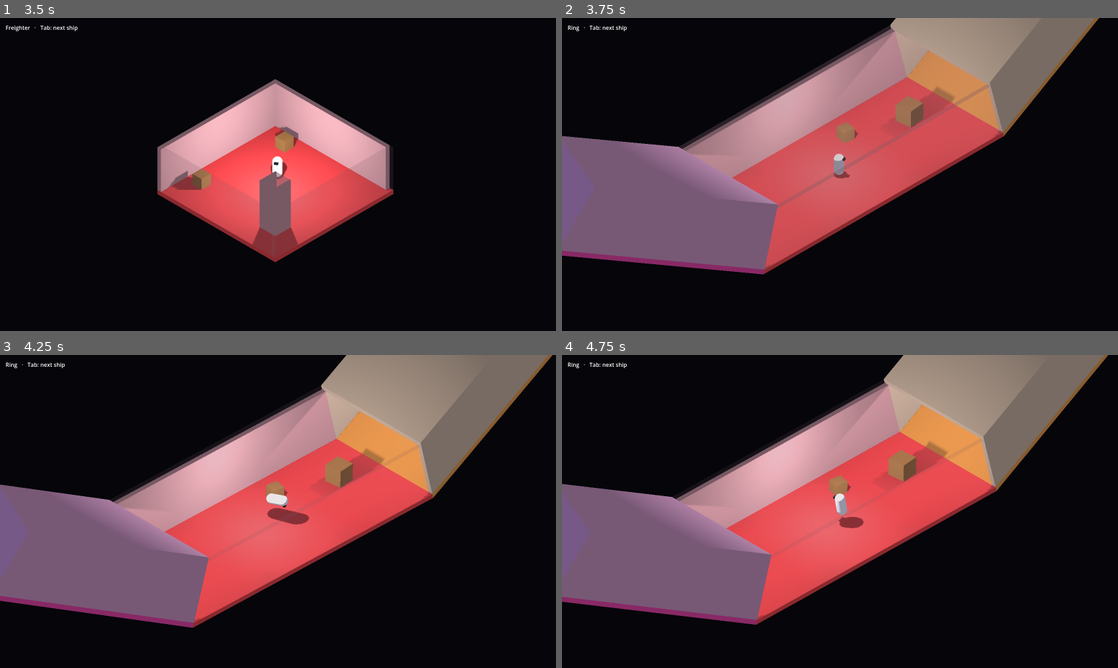
Above: before the commit, frames 1-4 (two rows, left to right).
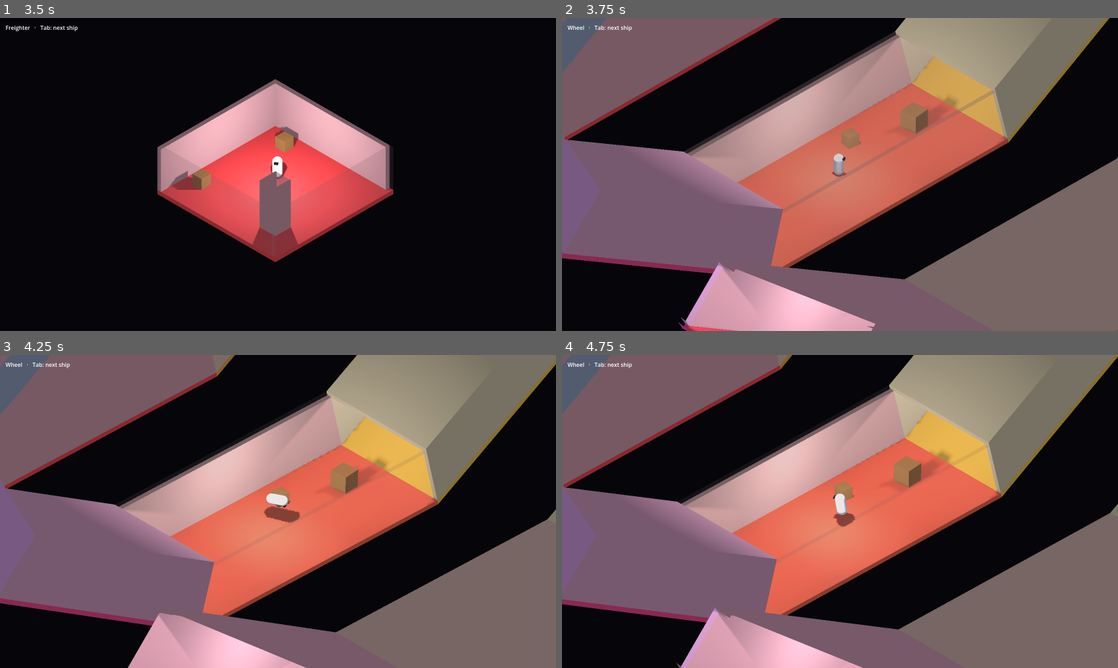
Above: after the commit, the same moments.

Repository: mvbrock/accretionism
Game: Godot game, scene res://scenes/main.tscn
Two runs of this game, one before a commit and one after it. Both use one fixed random seed, a clock stepped at 60 frames per second and the inputs below.
Inputs (mouse positions are in pixels of both pictures, inside the frame that each line leads up to):
- Up to frame 1 (3.5 s): move the mouse to (400, 158) at 0.52 s; hold D (move_right) 0.53-1.28 s; hold E (interact) 0.53-1.28 s; tap Tab (next_ship) at 0.8, 1.35, 3.05 s; move the mouse to (166, 190) at 1.27 s; hold S (move_back) 1.28-2.03 s; tap G (toggle_gravity) at 1.55 s; move the mouse to (333, 105) at 2.02 s; hold D (move_right) 2.03-2.78 s; hold G (toggle_gravity) 2.03-2.78 s; tap E (interact) at 2.3, 2.85 s; move the mouse to (250, 237) at 2.77 s; hold W (move_forward) from 2.78 s (still down)
- Up to frame 2 (3.75 s): move the mouse to (1006, 221) at 3.52 s; release W (move_forward) at 3.53 s; hold A (move_left) from 3.53 s (still down); hold Tab (next_ship) from 3.53 s (still down)
- Up to frame 3 (4.25 s): keep holding A (move_left); keep holding Tab (next_ship); tap G (toggle_gravity) at 3.8 s
- Up to frame 4 (4.75 s): keep holding A (move_left); move the mouse to (673, 464) at 4.27 s; release Tab (next_ship) at 4.28 s; tap G (toggle_gravity) at 4.35 s; tap E (interact) at 4.55 s

Frame 1 is identical in both runs. In frame 2, 42% of the frame differs, in the area x 0-100%, y 0-100%; in frame 3, 46%; in frame 4, 46%.

Commit message:
ship: the Wheel, three rings on a zero-g hub joined by ladder spokes
Co-Authored-By: Claude Opus 5.5 <noreply@anthropic.com>

Diff:
--- a/prototypes/ship/scenes/main.tscn
+++ b/prototypes/ship/scenes/main.tscn
@@ -8,6 +8,7 @@
 [ext_resource type="Script" path="res://scripts/fleet.gd" id="6_fleet"]
 [ext_resource type="Script" path="res://scripts/skiff_ship.gd" id="7_skiff"]
 [ext_resource type="Script" path="res://scripts/deck_ship.gd" id="8_tug"]
+[ext_resource type="Script" path="res://scripts/wheel_ship.gd" id="9_wheel"]
 
 [node name="Main" type="Node3D"]
 script = ExtResource("1_main")
@@ -46,6 +47,9 @@
 script = ExtResource("8_tug")
 deck_count = 4
 
+[node name="Wheel" type="Node3D" parent="Fleet"]
+script = ExtResource("9_wheel")
+
 [node name="HUD" type="CanvasLayer" parent="."]
 
 [node name="ShipLabel" type="Label" parent="HUD"]
--- a/prototypes/ship/scripts/main.gd
+++ b/prototypes/ship/scripts/main.gd
@@ -2,7 +2,7 @@
 ## Wires up the prototype. Esc quits.
 ## Screenshot mode: godot --path . -- --capture <dir>   (auto-walks, turns gravity off, saves shots, then quits)
 
-const CAPTURE_FRAMES := [90, 400, 900, 1500, 1800, 2100, 2400]
+const CAPTURE_FRAMES := [90, 400, 900, 1500, 1800, 2100, 2400, 2700]
 
 @onready var player: Player = $Player
 @onready var rig: CameraRig = $CameraRig
@@ -72,6 +72,8 @@
 		fleet.next_ship()
 	if _frame == 2150:
 		fleet.next_ship()
+	if _frame == 2450:
+		fleet.next_ship()
 	if _frame in CAPTURE_FRAMES:
 		var image := get_viewport().get_texture().get_image()
 		image.save_png("%s/shot_%04d.png" % [_capture_dir, _frame])
--- a/prototypes/ship/scripts/ring_hull.gd
+++ b/prototypes/ship/scripts/ring_hull.gd
@@ -13,7 +13,11 @@
 var crates_per_section := 0
 ## Room names are room_prefix + "Section%d".
 var room_prefix := ""
+## Whether each section gets a light. Without a ceiling the light would sit inside the floor, so a hull without one adds its own.
+var lights := true
 var light_range := 22.0
+## Collision layers of the floor panels. The ring's floors never hide the player; a floor that does adds OCCLUDER_LAYER.
+var floor_layers := Ship.WORLD_LAYER | Ship.FLOOR_LAYER
 ## Added to each section's hue fraction, so rings can differ.
 var hue_offset := 0.0
 
@@ -82,21 +86,22 @@
 	var trim_color := Color.from_hsv(_hue(k), 0.25, 0.75)
 
 	_add_slab(section, "Floor", k, center_x - w - t, center_x + w + t, floor_r, floor_r + t, _floor_holes.get(k),
-			room_color, Ship.WORLD_LAYER | Ship.FLOOR_LAYER, ship, room, Vector3.ZERO)
+			room_color, floor_layers, ship, room, Vector3.ZERO)
 	if ceiling_height > 0.0:
 		_add_slab(section, "Ceiling", k, center_x - w - t, center_x + w + t, ceiling_r - t, ceiling_r,
 				_ceiling_holes.get(k), trim_color, Ship.WORLD_LAYER | Ship.OCCLUDER_LAYER, ship, room,
 				-RingGeometry.section_down(k))
 	if walls:
-		section.add_child(ship.make_panel("WallLeft", _slab_points(k, center_x - w - t, center_x - w, ceiling_r, floor_r),
+		section.add_child(ship.make_panel("WallLeft", slab_points(k, center_x - w - t, center_x - w, ceiling_r, floor_r),
 				trim_color, Ship.WORLD_LAYER | Ship.OCCLUDER_LAYER))
-		section.add_child(ship.make_panel("WallRight", _slab_points(k, center_x + w, center_x + w + t, ceiling_r, floor_r),
+		section.add_child(ship.make_panel("WallRight", slab_points(k, center_x + w, center_x + w + t, ceiling_r, floor_r),
 				trim_color, Ship.WORLD_LAYER | Ship.OCCLUDER_LAYER))
 		ship.add_room_bound(room, section.get_node("WallLeft"), Vector3.LEFT)
 		ship.add_room_bound(room, section.get_node("WallRight"), Vector3.RIGHT)
 
-	var light_r := ceiling_r + 0.6 if ceiling_height > 0.0 else floor_r - 5.0
-	section.add_child(ship.make_light(Vector3(center_x, 0, 0) + RingGeometry.section_down(k) * light_r, light_range))
+	if lights:
+		var light_r := ceiling_r + 0.6 if ceiling_height > 0.0 else floor_r - 5.0
+		section.add_child(ship.make_light(Vector3(center_x, 0, 0) + RingGeometry.section_down(k) * light_r, light_range))
 	return section
 
 
@@ -108,7 +113,7 @@
 		holes: Variant, color: Color, layers: int, ship: Ship, room: String, outward: Vector3) -> void:
 	var pieces: Array[PackedVector3Array] = []
 	if holes == null:
-		pieces.append(_slab_points(k, x0, x1, r0, r1))
+		pieces.append(slab_points(k, x0, x1, r0, r1))
 	else:
 		var sorted: Array = holes.duplicate()
 		sorted.sort_custom(func(a: Array, b: Array) -> bool: return a[0] < b[0])
@@ -117,12 +122,12 @@
 			var hx: float = hole[0]
 			var h: float = hole[1]
 			if hx - h > cursor:
-				pieces.append(_slab_points(k, cursor, hx - h, r0, r1))
-			pieces.append(_slab_points(k, hx - h, hx + h, r0, r1, -INF, -h))
-			pieces.append(_slab_points(k, hx - h, hx + h, r0, r1, h, INF))
+				pieces.append(slab_points(k, cursor, hx - h, r0, r1))
+			pieces.append(slab_points(k, hx - h, hx + h, r0, r1, -INF, -h))
+			pieces.append(slab_points(k, hx - h, hx + h, r0, r1, h, INF))
 			cursor = hx + h
 		if x1 > cursor:
-			pieces.append(_slab_points(k, cursor, x1, r0, r1))
+			pieces.append(slab_points(k, cursor, x1, r0, r1))
 	for i in pieces.size():
 		var piece := ship.make_panel(panel_name if holes == null else panel_name + char(97 + i), pieces[i], color, layers)
 		section.add_child(piece)
@@ -133,7 +138,7 @@
 ## The 8 corners of a slab in section k spanning x ∈ [x0, x1] and radius ∈ [r0, r1].
 ## Its length along the panel scales with radius, so neighboring slabs meet exactly at the seams;
 ## `along_min` and `along_max` clamp it to a stretch of the panel, as offsets from the panel's center.
-func _slab_points(k: int, x0: float, x1: float, r0: float, r1: float,
+func slab_points(k: int, x0: float, x1: float, r0: float, r1: float,
 		along_min := -INF, along_max := INF) -> PackedVector3Array:
 	var down := RingGeometry.section_down(k)
 	var along := RingGeometry.section_tangent(k)
--- /dev/null
+++ b/prototypes/ship/scripts/wheel_ship.gd
@@ -0,0 +1,180 @@
+class_name WheelShip
+extends Ship
+## Three rings (Ring0..Ring2) side by side along X, around a zero-g hub, joined by nine ladder spokes
+## (Spoke<ring>_<section>) that drop from each ring's floor to the hub's. The hub has no gravity; the rings have.
+## Each spoke is a ring segment through the ring's ceiling, a shaft, and a collar poking into the hub.
+
+const RING_CENTERS := [-24.0, 0.0, 24.0]
+## The ring and hub sections that spokes leave from.
+const SPOKE_SECTIONS := [2, 6, 10]
+## Spoke axis offset across, from each ring's center.
+const SPOKE_X := 2.5
+const HUB_CORNER_RADIUS := 10.0
+const HUB_HALF_LENGTH := 30.0
+const DOOR_HEIGHT := 2.6
+## Collar length inside the hub, along the spoke.
+const COLLAR := 3.0
+const CRATES_PER_SECTION := 2
+const SLAB := RingGeometry.SLAB_THICKNESS
+## Hue shift between neighboring rings.
+const RING_HUE_STEP := 0.03
+const SPOKE_COLOR := Color(0.55, 0.57, 0.62)
+const HUB_ROOM := "Hub"
+## Hub lights sit this far from the axis, one per section.
+const HUB_LIGHT_RADIUS := 3.0
+const HUB_LIGHT_RANGE := 16.0
+## Where the end caps' wedges start, so they close the hub without a degenerate point on the axis.
+const CAP_INNER_RADIUS := 0.01
+## How far the ladder starts above the floor, and how far its exits stand off the pipe's wall.
+const FOOT_LIFT := 0.05
+const EXIT_GAP := 0.7
+
+var _rings: Array[RingHull] = []
+var _hub := RingHull.new()
+## [room name, transform from the world into the spoke's frame], per spoke.
+var _spoke_shafts := []
+
+
+func _ready() -> void:
+	_build_rings()
+	_build_hub()
+	_build_end_cap("HubCapFore", -HUB_HALF_LENGTH - SLAB, -HUB_HALF_LENGTH, Vector3.LEFT)
+	_build_end_cap("HubCapAft", HUB_HALF_LENGTH, HUB_HALF_LENGTH + SLAB, Vector3.RIGHT)
+	for ring in RING_CENTERS.size():
+		for k: int in SPOKE_SECTIONS:
+			_build_spoke(ring, k)
+
+
+func up_at(p: Vector3) -> Vector3:
+	return RingGeometry.up_at(p)
+
+
+func camera_roll_at(p: Vector3) -> float:
+	return RingGeometry.angle_of(p)
+
+
+## Everywhere but the hub.
+func has_gravity_at(p: Vector3) -> bool:
+	return room_at(p) != HUB_ROOM
+
+
+## The middle ring's section 0 floor.
+func spawn_point() -> Vector3:
+	return RingGeometry.section_down(0) * (RingGeometry.floor_apothem() - 0.05)
+
+
+## A spoke's room inside its shaft, "Hub" inside the hub, else the ring room, or "".
+func room_at(p: Vector3) -> String:
+	for shaft in _spoke_shafts:
+		var local: Vector3 = shaft[1] * p
+		if absf(local.x) < PIPE_INNER and absf(local.z) < PIPE_INNER and local.y >= 0.0 and local.y <= spoke_length() + COLLAR:
+			return shaft[0]
+	if Vector2(p.y, p.z).length() < hub_floor_apothem() + SLAB and absf(p.x) <= HUB_HALF_LENGTH + SLAB:
+		return HUB_ROOM
+	for hull in _rings:
+		var room := hull.room_at(p)
+		if room != "":
+			return room
+	return ""
+
+
+static func hub_floor_apothem() -> float:
+	return HUB_CORNER_RADIUS * cos(RingGeometry.HALF_ANGLE)
+
+
+## How far a spoke runs from a ring's floor to the hub's.
+static func spoke_length() -> float:
+	return RingGeometry.floor_apothem() - hub_floor_apothem()
+
+
+## The frame of the spoke on ring `ring` at section `k`: origin on the ring's floor, +Y toward the axis, the doorway toward −Z.
+static func spoke_frame(ring: int, k: int) -> Transform3D:
+	var down := RingGeometry.section_down(k)
+	var origin := Vector3(RING_CENTERS[ring] + SPOKE_X, 0, 0) + down * RingGeometry.floor_apothem()
+	return Transform3D(Basis(Vector3.RIGHT, -down, Vector3.RIGHT.cross(-down)), origin)
+
+
+func _build_rings() -> void:
+	for i in RING_CENTERS.size():
+		var hull := RingHull.new()
+		hull.center_x = RING_CENTERS[i]
+		hull.room_prefix = "Ring%d/" % i
+		hull.crates_per_section = CRATES_PER_SECTION
+		hull.hue_offset = i * RING_HUE_STEP
+		for k: int in SPOKE_SECTIONS:
+			hull.add_ceiling_hole(k, RING_CENTERS[i] + SPOKE_X, PIPE_OUTER)
+		var node := Node3D.new()
+		node.name = "Ring%d" % i
+		add_child(node)
+		hull.build(self, node)
+		_rings.append(hull)
+
+
+## The hub: a ceilingless hull whose floors, which face the axis, fade like walls. Its floor panels bound the room "Hub".
+func _build_hub() -> void:
+	_hub.floor_corner_radius = HUB_CORNER_RADIUS
+	_hub.half_width = HUB_HALF_LENGTH
+	_hub.ceiling_height = 0.0
+	_hub.walls = false
+	_hub.lights = false
+	_hub.room_prefix = "HubPanels/"
+	_hub.floor_layers = WORLD_LAYER | FLOOR_LAYER | OCCLUDER_LAYER
+	for k: int in SPOKE_SECTIONS:
+		for center: float in RING_CENTERS:
+			_hub.add_floor_hole(k, center + SPOKE_X, PIPE_OUTER)
+	var node := Node3D.new()
+	node.name = "Hub"
+	add_child(node)
+	_hub.build(self, node)
+	for k in RingGeometry.SECTIONS:
+		var section := node.get_node("Section%d" % k)
+		for panel in section.get_children():
+			if panel.name.begins_with("Floor"):
+				add_room_bound(HUB_ROOM, panel, RingGeometry.section_down(k))
+		var light := make_light(RingGeometry.section_down(k) * HUB_LIGHT_RADIUS, HUB_LIGHT_RANGE)
+		light.shadow_enabled = false
+		section.add_child(light)
+
+
+## One wedge per section closing the hub from x0 to x1, a bound of "Hub" facing `outward`.
+func _build_end_cap(cap_name: String, x0: float, x1: float, outward: Vector3) -> void:
+	var cap := Node3D.new()
+	cap.name = cap_name
+	add_child(cap)
+	for k in RingGeometry.SECTIONS:
+		var points := _hub.slab_points(k, x0, x1, CAP_INNER_RADIUS, _hub.floor_apothem())
+		var panel := make_panel("Cap%d" % k, points, trim_color(k, RingGeometry.SECTIONS), WORLD_LAYER | OCCLUDER_LAYER)
+		cap.add_child(panel)
+		add_room_bound(HUB_ROOM, panel, outward)
+
+
+func _build_spoke(ring: int, k: int) -> void:
+	var spoke := Node3D.new()
+	spoke.name = "Spoke%d_%d" % [ring, k]
+	add_child(spoke)
+	var frame := spoke_frame(ring, k)
+	var length := spoke_length()
+	var ring_top := _rings[ring].ceiling_height + SLAB
+	var segments := [
+		["RingSeg", 0.0, ring_top, DOOR_HEIGHT, false],
+		["Shaft", ring_top, length, 0.0, false],
+		["Collar", length, length + COLLAR, DOOR_HEIGHT, true],
+	]
+	for segment in segments:
+		var node := Node3D.new()
+		node.name = segment[0]
+		spoke.add_child(node)
+		add_pipe_segment(node, frame, segment[1], segment[2], segment[3], segment[4], SPOKE_COLOR, spoke.name)
+	add_rungs(frame, FOOT_LIFT, length + FOOT_LIFT, func(_s: float) -> Node3D: return spoke)
+	_spoke_shafts.append([spoke.name, frame.affine_inverse()])
+	ladders.append(_build_ladder(frame, length))
+
+
+## The ladder up a spoke, with a landing at each end standing off the doorway side.
+func _build_ladder(frame: Transform3D, length: float) -> Ladder:
+	var up := frame.basis.y
+	var ladder := Ladder.new(frame.origin + up * FOOT_LIFT, up, length)
+	var stand_off := frame.basis * Vector3(0, 0, -(PIPE_OUTER + EXIT_GAP))
+	for s in [0.0, length]:
+		ladder.add_landing(s, ladder.point_at(s) + stand_off, frame.basis.z)
+	return ladder
--- a/prototypes/ship/tests/test_fleet.gd
+++ b/prototypes/ship/tests/test_fleet.gd
@@ -111,6 +111,27 @@
 	fleet.next_ship()
 	await physics_frames(2)
 	assert_true(fleet.active == freighter, "the fourth ship is the freighter")
+	fleet.next_ship()
+	assert_true(fleet.active == ring, "back on the ring")
+
+
+func test_cycles_five_ships() -> void:
+	await _setup()
+	var tug := DeckShip.new()
+	tug.name = "Tug"
+	var freighter := DeckShip.new()
+	freighter.name = "Freighter"
+	freighter.deck_count = 4
+	var wheel := WheelShip.new()
+	wheel.name = "Wheel"
+	fleet.add_child(tug)
+	fleet.add_child(freighter)
+	fleet.add_child(wheel)
+	for i in 4:
+		fleet.next_ship()
+	await physics_frames(2)
+	assert_true(fleet.active == wheel, "the fifth ship is the wheel")
+	assert_true(player.gravity_enabled, "the wheel's spawn is in a ring, with gravity")
 	fleet.next_ship()
 	assert_true(fleet.active == ring, "back on the ring")
 
--- a/prototypes/ship/tests/test_ring_hull.gd
+++ b/prototypes/ship/tests/test_ring_hull.gd
@@ -79,3 +79,21 @@
 		assert_true(through.is_empty(), "ray passes through the hole at x = %s" % x)
 	var beside := _ray(Vector3(-10, 0, 0) + down * (hull.floor_apothem() - 1.0), Vector3(-10, 0, 0) + down * (hull.floor_apothem() + 1.0))
 	assert_true(not beside.is_empty() and str(beside.collider.name).begins_with("Floor"), "ray between the holes hits the floor")
+
+
+func test_floor_layers_and_lights_are_switches() -> void:
+	var hull := _make_hull()
+	hull.floor_layers = Ship.WORLD_LAYER | Ship.FLOOR_LAYER | Ship.OCCLUDER_LAYER
+	hull.lights = false
+	var ship := await _build(hull)
+	var panel: StaticBody3D = ship.get_node("Section0/Floor")
+	assert_true(panel.collision_layer == (Ship.WORLD_LAYER | Ship.FLOOR_LAYER | Ship.OCCLUDER_LAYER), "floor on the given layers")
+	assert_true(panel.has_meta("fade_mesh"), "an occluder floor can fade")
+	assert_true(not ship.get_node("Section0").has_node("Light"), "no section light")
+
+
+func test_defaults_keep_ring_floor_and_lights() -> void:
+	var ship := await _build(_make_hull())
+	var panel: StaticBody3D = ship.get_node("Section0/Floor")
+	assert_true(panel.collision_layer == (Ship.WORLD_LAYER | Ship.FLOOR_LAYER), "floor on world and floor layers")
+	assert_true(ship.get_node("Section0").has_node("Light"), "a light per section")
--- /dev/null
+++ b/prototypes/ship/tests/test_wheel_ship.gd
@@ -0,0 +1,115 @@
+extends TestCase
+
+const L := 38.6
+
+
+func _make_ship() -> WheelShip:
+	var ship := WheelShip.new()
+	own(ship)
+	await physics_frames(2)
+	return ship
+
+
+func _ray(from: Vector3, to: Vector3, mask: int = 0xFFFFFFFF) -> Dictionary:
+	var space := tree.root.get_world_3d().direct_space_state
+	return space.intersect_ray(PhysicsRayQueryParameters3D.create(from, to, mask))
+
+
+## The ladder of the spoke on ring `ring` at section `k`.
+func _ladder(ship: WheelShip, ring: int, k: int) -> Ladder:
+	return ship.ladders[ring * WheelShip.SPOKE_SECTIONS.size() + WheelShip.SPOKE_SECTIONS.find(k)]
+
+
+func test_rooms_and_gravity() -> void:
+	var ship := await _make_ship()
+	assert_true(ship.room_at(ship.spawn_point()) == "Ring1/Section0", "spawn is in the middle ring's section 0")
+	assert_true(ship.has_gravity_at(ship.spawn_point()), "gravity in the ring")
+	assert_true(ship.room_at(Vector3(0, -5, 0)) == "Hub", "inside the hub")
+	assert_true(not ship.has_gravity_at(Vector3(0, -5, 0)), "no gravity in the hub")
+	var frame := ship.spoke_frame(1, 2)
+	assert_true(ship.room_at(frame * Vector3(0, 20, 0)) == "Spoke1_2", "inside the spoke's shaft")
+	assert_true(ship.has_gravity_at(frame * Vector3(0, 20, 0)), "gravity in a spoke")
+
+
+func test_spoke_ladders() -> void:
+	var ship := await _make_ship()
+	assert_true(ship.ladders.size() == 9, "nine ladders (got %d)" % ship.ladders.size())
+	for ladder in ship.ladders:
+		assert_true(ladder.landings.size() == 2, "two landings")
+		if ladder.landings.size() != 2:
+			continue
+		assert_true(ship.room_at(ladder.landings[0].exit).begins_with("Ring"), "landing 0 is in a ring room")
+		assert_true(ship.room_at(ladder.landings[1].exit) == "Hub", "landing 1 is in the hub")
+
+
+func test_spoke_holes_open() -> void:
+	var ship := await _make_ship()
+	var frame := ship.spoke_frame(1, 6)
+	var hit := _ray(frame * Vector3(0, 1, 0), frame * Vector3(0, ship.spoke_length() - 1.0, 0))
+	assert_true(hit.is_empty(), "the pipe interior is clear through both slabs (hit %s)" % hit.get("collider"))
+
+
+func test_collar_doorway_blocked_for_hatch() -> void:
+	var ship := await _make_ship()
+	var exit := _ladder(ship, 1, 6).landings[1].exit
+	var frame := ship.spoke_frame(1, 6)
+	var toward_axis := frame * Vector3(0, ship.spoke_length() + 1.0, 0)
+	assert_true(not _ray(exit, toward_axis, Ship.HATCH_LAYER).is_empty(), "the collar's hatch blocks")
+	assert_true(_ray(exit, toward_axis, Ship.WORLD_LAYER).is_empty(), "the collar's doorway is open to the world")
+
+
+func test_hub_far_side_fades() -> void:
+	var ship := await _make_ship()
+	var faded := ship.room_fade_meshes(Vector3(0, -8, 0), Vector3(-0.58, -0.58, -0.58))
+	var top := 0
+	for mesh in faded:
+		var y := mesh.mesh.get_aabb().get_center().y
+		assert_true(y >= -5.0, "a hub panel at y = %.2f fades" % y)
+		if y > 0.0:
+			top += 1
+	assert_true(top > 0, "hub panels on the far side fade")
+
+
+func test_spoke_length_and_hub_geometry() -> void:
+	var ship := await _make_ship()
+	assert_near(ship.spoke_length(), L, 0.05, "spoke length")
+	assert_true(ship.get_node("Hub/Section0/Floor").collision_layer & Ship.OCCLUDER_LAYER != 0, "hub floors can fade")
+	assert_true(ship.get_node("Hub/Section0").get_node_or_null("Light") != null, "a hub light per section")
+	assert_true(not ship.get_node("Hub/Section0/Light").shadow_enabled, "hub lights cast no shadows")
+	assert_true(ship.has_node("HubCapFore/Cap0") and ship.has_node("HubCapAft/Cap0"), "hub end caps")
+	assert_true(ship.has_node("Spoke1_2/RingSeg/PipeLeft") and ship.has_node("Spoke1_2/Shaft/PipeLeft") and ship.has_node("Spoke1_2/Collar/PipeCap"), "spoke segments")
+
+
+func test_climb_spoke_into_hub_floats() -> void:
+	var ship := await _make_ship()
+	var player := own_player(ship)
+	var ladder := _ladder(ship, 1, 2)
+	player.board(ship, PlayerPose.new(ladder.landings[0].exit, Vector2(0, -1), true))
+	await physics_frames(2)
+	player.interact()
+	assert_true(player.climbing == ladder, "grabbed the spoke's ladder")
+	player.climb_speed = 30.0
+	player.move_input = Vector2(0, 1)
+	var frames := 0
+	while player.climb_s < ladder.length - 0.1 and frames < 120:
+		await tree.physics_frame
+		frames += 1
+	player.move_input = Vector2.ZERO
+	assert_true(player.climb_s >= ladder.length - 0.1, "reached the top within 120 frames (s = %.2f)" % player.climb_s)
+	player.interact()
+	assert_true(player.climbing == null, "let go at the top")
+	assert_true(not player.gravity_enabled, "floating in the hub")
+	await physics_frames(2)
+	player.interact()
+	assert_true(player.climbing == ladder, "grabbed the ladder again from the hub")
+	player.move_input = Vector2(0, -1)
+	frames = 0
+	while player.climb_s > 0.1 and frames < 120:
+		await tree.physics_frame
+		frames += 1
+	player.move_input = Vector2.ZERO
+	player.interact()
+	assert_true(player.climbing == null, "let go at the bottom")
+	assert_true(player.gravity_enabled, "gravity back in the ring")
+	await physics_frames(30)
+	assert_true(player.is_on_floor(), "standing on the ring floor")
Not shown: 1 places in prototypes/ship/scenes/main.tscn that only renumber resources
Not shown, added: prototypes/ship/scripts/wheel_ship.gd.uid
Not shown, added: prototypes/ship/tests/test_wheel_ship.gd.uid
